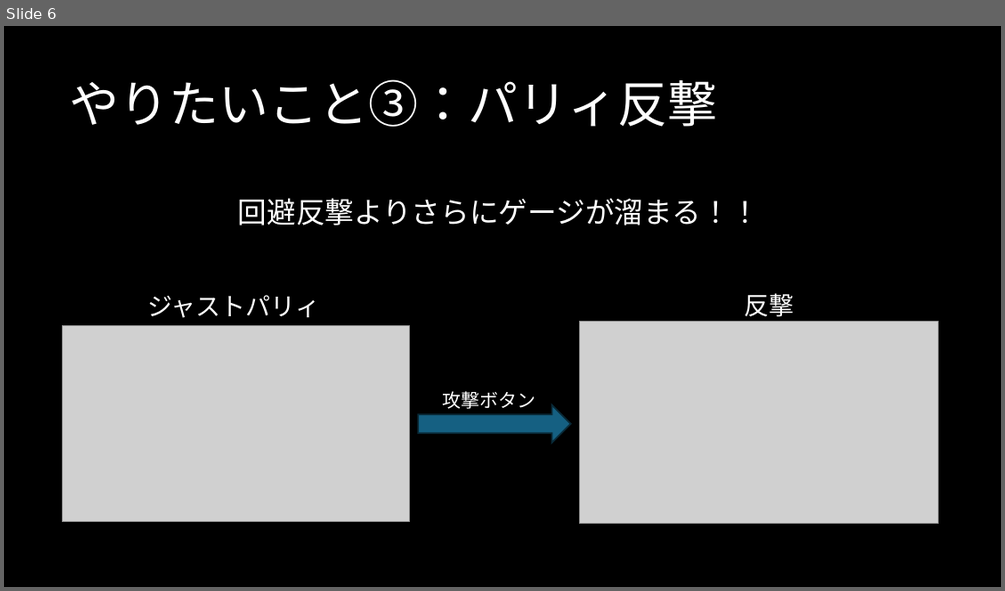
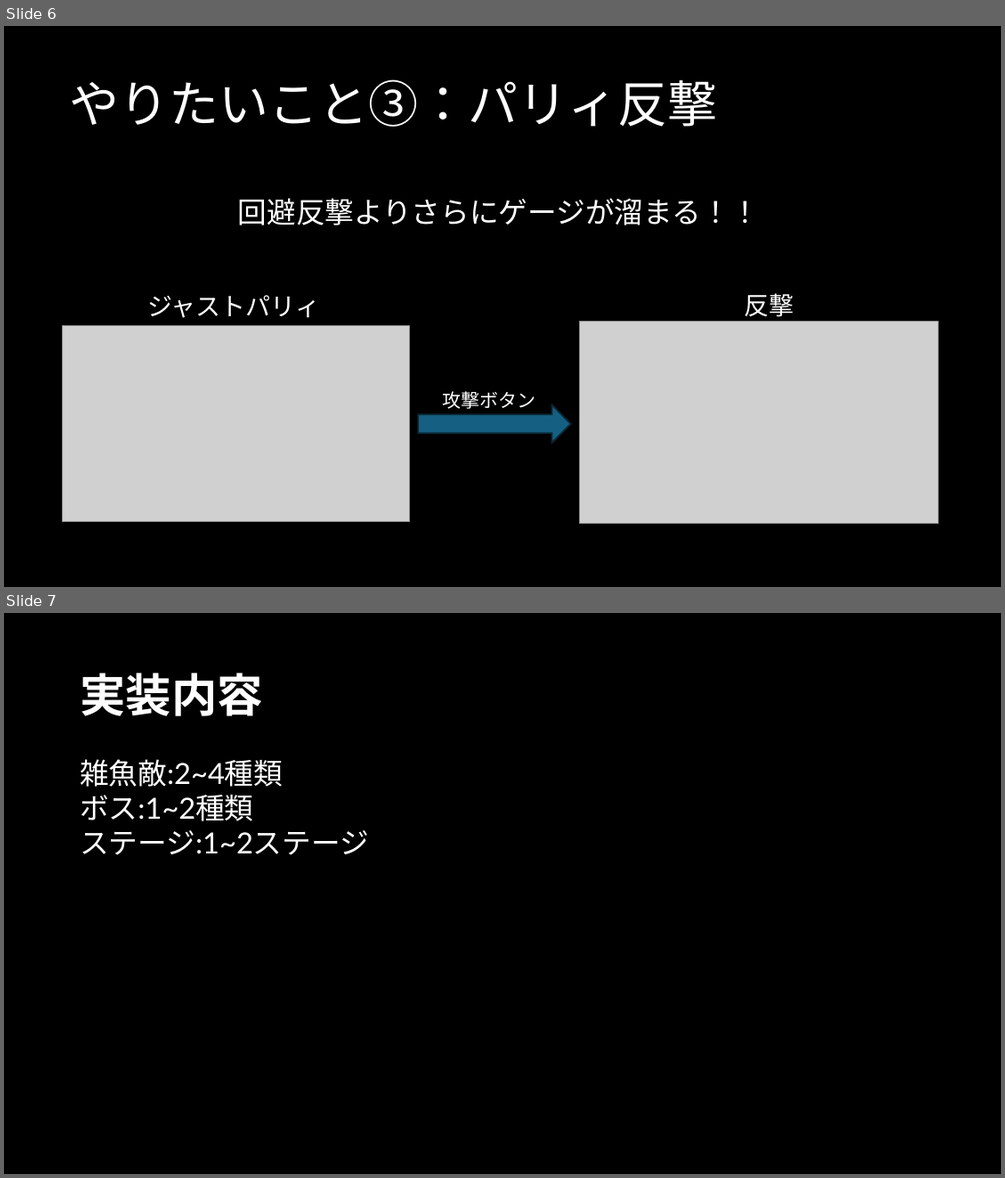
Before and after one commit to Tiger5286/SummerGame_2026, a slide deck: 夏ゲーム企画.pptx. Shown one above the other, each under a label of ours: slide 6 before the commit, slides 6 and 7 after it. The pictures are 1005x591 and 1005x1178 pixels, drawn with LibreOffice and Linux fonts; fonts in the diff are those of the drawing; grey boxes stand for pictures. Boxes give left, top, right and bottom in pixels: in the first picture for what was removed or moved away, otherwise in the second. Text is boxed around its words. In the diff, an @@ line names an element or a change of style, - is before the commit and + after.

```diff
--- a/夏ゲーム企画.pptx
+++ b/夏ゲーム企画.pptx
@@ slide 7 added at <box>4,613,1001,1174</box>, background #000000 @@
@@ title added at <box>80,673,262,716</box>, 44 pt, text #FFFFFF, bold @@
+実装内容
@@ text added at <box>80,759,369,855</box>, 28 pt, text #FFFFFF @@
+雑魚敵:2~4種類
+ボス:1~2種類
+ステージ:1~2ステージ
```
Also in this commit, not shown: 1 slide changed.
